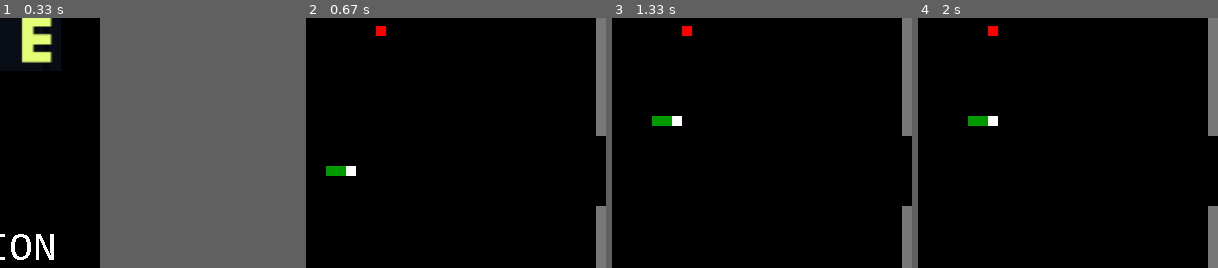
Above: before the commit, frames 1-4 (left to right).
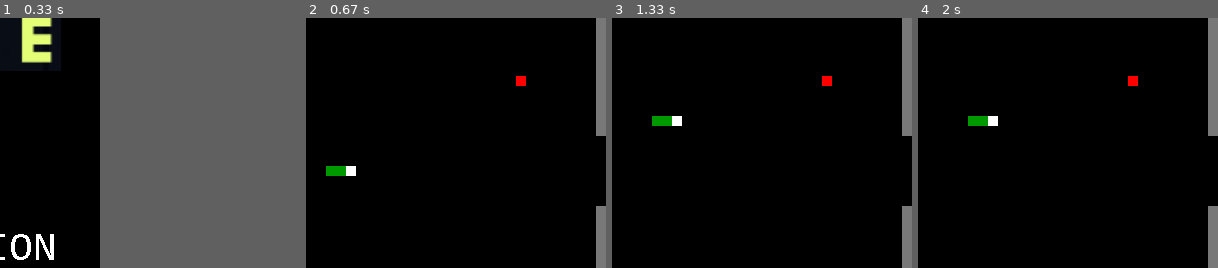
Above: after the commit, the same moments.

Repository: RonanFim/pygame-snake
Game: pygame game, started from main.py
Same seed, same stepped clock (60 frames per second), same inputs: the game is played once before the commit and once after it.
Inputs:
- Up to frame 1 (0.33 s): no input
- Up to frame 2 (0.67 s): tap Enter at 0.33 s
- Up to frame 3 (1.33 s): hold Up 0.67-1.13 s; hold Right from 1.17 s (still down); tap Space at 1.23 s
- Up to frame 4 (2 s): release Right at 1.63 s; tap Space at 1.73 s
The pictures show only the part of the screen within x 50-100%, y 10-60%; the shares and areas given below are measured in that part.

Frame 1 is identical in both runs. In frame 2, 0.3% of the frame differs, in the area x 23-74%, y 3-28%; in frame 3, 0.3%; in frame 4, 0.3%.

Commit message:
Implementing screen size config

Diff:
--- a/System/ConfigManager.py
+++ b/System/ConfigManager.py
@@ -9,8 +9,8 @@
 
 class ConfigManager():
 
-    def __init__(self) -> None:
-        self.__configuration = Configuration()
+    def __init__(self, configs = Configuration()) -> None:
+        self.__configuration = configs
         self.__current = 0
         self.__configs = ["Speed", "Width", "Height", "Wall Style", "EXIT"]
         self.__configPos = [(STARTPOSX,STARTPOSY),
--- a/System/Configuration.py
+++ b/System/Configuration.py
@@ -1,13 +1,13 @@
-from enum import Enum
+from enum import IntEnum
 
 class Configuration():
 
-    class Speed(Enum):
+    class Speed(IntEnum):
         SLOW = 0,
         NORMAL = 1,
         FAST = 2
 
-    class ScreenSize(Enum):
+    class ScreenSize(IntEnum):
         px200 = 200,
         px300 = 300,
         px400 = 400,
@@ -16,7 +16,7 @@
         px700 = 700,
         px800 = 800
 
-    class WallStyle(Enum):
+    class WallStyle(IntEnum):
         NONE = 0,
         OPEN = 1,
         SOLID = 2
@@ -28,7 +28,8 @@
         self.wall = self.WallStyle.OPEN
 
     def GetNextValue(self, obj):
-        objLst = list(obj.__class__)
+        objClass = obj.__class__
+        objLst = list(objClass)
         idx = objLst.index(obj)
         if idx >= (len(objLst) - 1):
             return obj
@@ -36,7 +37,8 @@
             return objLst[idx+1]
 
     def GetPreviousValue(self, obj):
-        objLst = list(obj.__class__)
+        objClass = obj.__class__
+        objLst = list(objClass)
         idx = objLst.index(obj)
         if idx <= 0:
             return obj
--- a/System/Game.py
+++ b/System/Game.py
@@ -5,7 +5,6 @@
 from System.ConfigManager import ConfigManager
 from System.Configuration import Configuration
 from definitions import Screens, GeneralProp
-import time
 
 class Game:
 
@@ -35,7 +34,7 @@
                 over.Run()
                 del(over)
             elif optSelected == Screens.CONFIG:
-                configs = ConfigManager()
+                configs = ConfigManager(configuration)
                 configuration = configs.Run()
                 del(configs)
 
--- a/System/GameManager.py
+++ b/System/GameManager.py
@@ -15,22 +15,23 @@
 class GameManager:
 
     def __init__(self, configs: Configuration):
+        self.__configs = configs
         # Create the window
-        self.__screen = pygame.display.set_mode((GameProp.SCREENWIDTH, GameProp.SCREENHEIGHT))
+        self.__screen = pygame.display.set_mode((configs.width.value, configs.height.value))
         # Create elements
         self.__clock = pygame.time.Clock()
         self.__apple = Apple()
-        self.__snake = Snake()
+        self.__snake = Snake(configs)
         self.__score = Score()
-        self.__wall = Wall()
+        self.__wall = Wall(configs)
 
     def __NewPos(self):
         """
         Get a random position in the screen in order to spawn the apple.
         """
         while 42:
-            x = random.randint(0, GameProp.SCREENWIDTH - 10)
-            y = random.randint(0, GameProp.SCREENHEIGHT - 10)
+            x = random.randint(0, self.__configs.width.value - 10)
+            y = random.randint(0, self.__configs.height.value - 10)
             newPos = (x//10 * 10, y//10 * 10)
             if not self.__wall.IsColliding([newPos]) and not self.__snake.IsColliding([newPos]):
                 return newPos
--- a/System/Snake.py
+++ b/System/Snake.py
@@ -1,12 +1,15 @@
 from definitions import *
 from System.Direction import Direction
+from System.Configuration import Configuration
 import pygame
 
 class Snake():
 
-    def __init__(self) -> None:
-        posX = GameProp.SCREENWIDTH//20 * 10
-        posY = GameProp.SCREENHEIGHT//20 * 10
+    def __init__(self, configs: Configuration) -> None:
+        self.__screenWidth = configs.width.value
+        self.__screenHeight = configs.height.value
+        posX = self.__screenWidth//20 * 10
+        posY = self.__screenHeight//20 * 10
         self.__snakePos = [(posX + 20, posY), (posX + 10, posY), (posX, posY)]
         self.bodySprite = pygame.Surface((10, 10))
         self.bodySprite.fill(SnakeProp.BODYCOLOR)
@@ -40,19 +43,19 @@
         if direction == Direction.UP:
             newPos = [pos[0], pos[1] - 10]
             if newPos[1] < 0:
-                newPos[1] = GameProp.SCREENHEIGHT - 10
+                newPos[1] = self.__screenHeight - 10
         elif direction == Direction.DOWN:
             newPos = [pos[0], pos[1] + 10]
-            if newPos[1] >= GameProp.SCREENHEIGHT:
+            if newPos[1] >= self.__screenHeight:
                 newPos[1] = 0
         elif direction == Direction.RIGHT:
             newPos = [pos[0] + 10, pos[1]]
-            if newPos[0] >= GameProp.SCREENWIDTH:
+            if newPos[0] >= self.__screenWidth:
                 newPos[0] = 0
         elif direction == Direction.LEFT:
             newPos = [pos[0] - 10, pos[1]]
             if newPos[0] < 0:
-                newPos[0] = GameProp.SCREENWIDTH - 10
+                newPos[0] = self.__screenWidth - 10
         else:
             return pos
         # Modified position
--- a/System/Wall.py
+++ b/System/Wall.py
@@ -1,23 +1,26 @@
 import pygame
+from System.Configuration import Configuration
 from definitions import *
 
 class Wall():
 
-    def __init__(self) -> None:
+    def __init__(self, configs: Configuration) -> None:
+        self.__screenWidth = configs.width.value
+        self.__screenHeight = configs.height.value
         self.__wall = []
-        for i in range(0, GameProp.SCREENWIDTH, 10):
+        for i in range(0, self.__screenWidth, 10):
             self.__wall.append((i, 0))
-            self.__wall.append((i, GameProp.SCREENHEIGHT - 10))
-        for i in range(0, GameProp.SCREENHEIGHT, 10):
+            self.__wall.append((i, self.__screenHeight - 10))
+        for i in range(0, self.__screenHeight, 10):
             self.__wall.append((0, i))
-            self.__wall.append((GameProp.SCREENWIDTH - 10, i))
+            self.__wall.append((self.__screenWidth - 10, i))
         self.__OpenWall()
         self.wallSprite = pygame.Surface((10, 10))
         self.wallSprite.fill(WallProp.COLOR)
 
     def __OpenWall(self):
-        middleWidth = GameProp.SCREENWIDTH//20 * 10
-        middleHeight = GameProp.SCREENHEIGHT//20 * 10
+        middleWidth = self.__screenWidth//20 * 10
+        middleHeight = self.__screenHeight//20 * 10
         self.__wall.remove((0, middleHeight - 30))
         self.__wall.remove((0, middleHeight - 20))
         self.__wall.remove((0, middleHeight - 10))
@@ -25,13 +28,13 @@
         self.__wall.remove((0, middleHeight + 10))
         self.__wall.remove((0, middleHeight + 20))
         self.__wall.remove((0, middleHeight + 30))
-        self.__wall.remove((GameProp.SCREENWIDTH - 10, middleHeight - 30))
-        self.__wall.remove((GameProp.SCREENWIDTH - 10, middleHeight - 20))
-        self.__wall.remove((GameProp.SCREENWIDTH - 10, middleHeight - 10))
-        self.__wall.remove((GameProp.SCREENWIDTH - 10, middleHeight))
-        self.__wall.remove((GameProp.SCREENWIDTH - 10, middleHeight + 10))
-        self.__wall.remove((GameProp.SCREENWIDTH - 10, middleHeight + 20))
-        self.__wall.remove((GameProp.SCREENWIDTH - 10, middleHeight + 30))
+        self.__wall.remove((self.__screenWidth - 10, middleHeight - 30))
+        self.__wall.remove((self.__screenWidth - 10, middleHeight - 20))
+        self.__wall.remove((self.__screenWidth - 10, middleHeight - 10))
+        self.__wall.remove((self.__screenWidth - 10, middleHeight))
+        self.__wall.remove((self.__screenWidth - 10, middleHeight + 10))
+        self.__wall.remove((self.__screenWidth - 10, middleHeight + 20))
+        self.__wall.remove((self.__screenWidth - 10, middleHeight + 30))
         self.__wall.remove((middleWidth - 30, 0))
         self.__wall.remove((middleWidth - 20, 0))
         self.__wall.remove((middleWidth - 10, 0))
@@ -39,13 +42,13 @@
         self.__wall.remove((middleWidth + 10, 0))
         self.__wall.remove((middleWidth + 20, 0))
         self.__wall.remove((middleWidth + 30, 0))
-        self.__wall.remove((middleWidth - 30, GameProp.SCREENHEIGHT - 10))
-        self.__wall.remove((middleWidth - 20, GameProp.SCREENHEIGHT - 10))
-        self.__wall.remove((middleWidth - 10, GameProp.SCREENHEIGHT - 10))
-        self.__wall.remove((middleWidth, GameProp.SCREENHEIGHT - 10))
-        self.__wall.remove((middleWidth + 10, GameProp.SCREENHEIGHT - 10))
-        self.__wall.remove((middleWidth + 20, GameProp.SCREENHEIGHT - 10))
-        self.__wall.remove((middleWidth + 30, GameProp.SCREENHEIGHT - 10))
+        self.__wall.remove((middleWidth - 30, self.__screenHeight - 10))
+        self.__wall.remove((middleWidth - 20, self.__screenHeight - 10))
+        self.__wall.remove((middleWidth - 10, self.__screenHeight - 10))
+        self.__wall.remove((middleWidth, self.__screenHeight - 10))
+        self.__wall.remove((middleWidth + 10, self.__screenHeight - 10))
+        self.__wall.remove((middleWidth + 20, self.__screenHeight - 10))
+        self.__wall.remove((middleWidth + 30, self.__screenHeight - 10))
 
 
     def IsColliding(self, coordLst: list) -> bool:
--- a/definitions.py
+++ b/definitions.py
@@ -11,8 +11,6 @@
     GAME = 4
 
 class GameProp():
-    SCREENWIDTH = 600
-    SCREENHEIGHT = 400
     BGCOLOR = (0, 0, 0)
 
 class SnakeProp():
